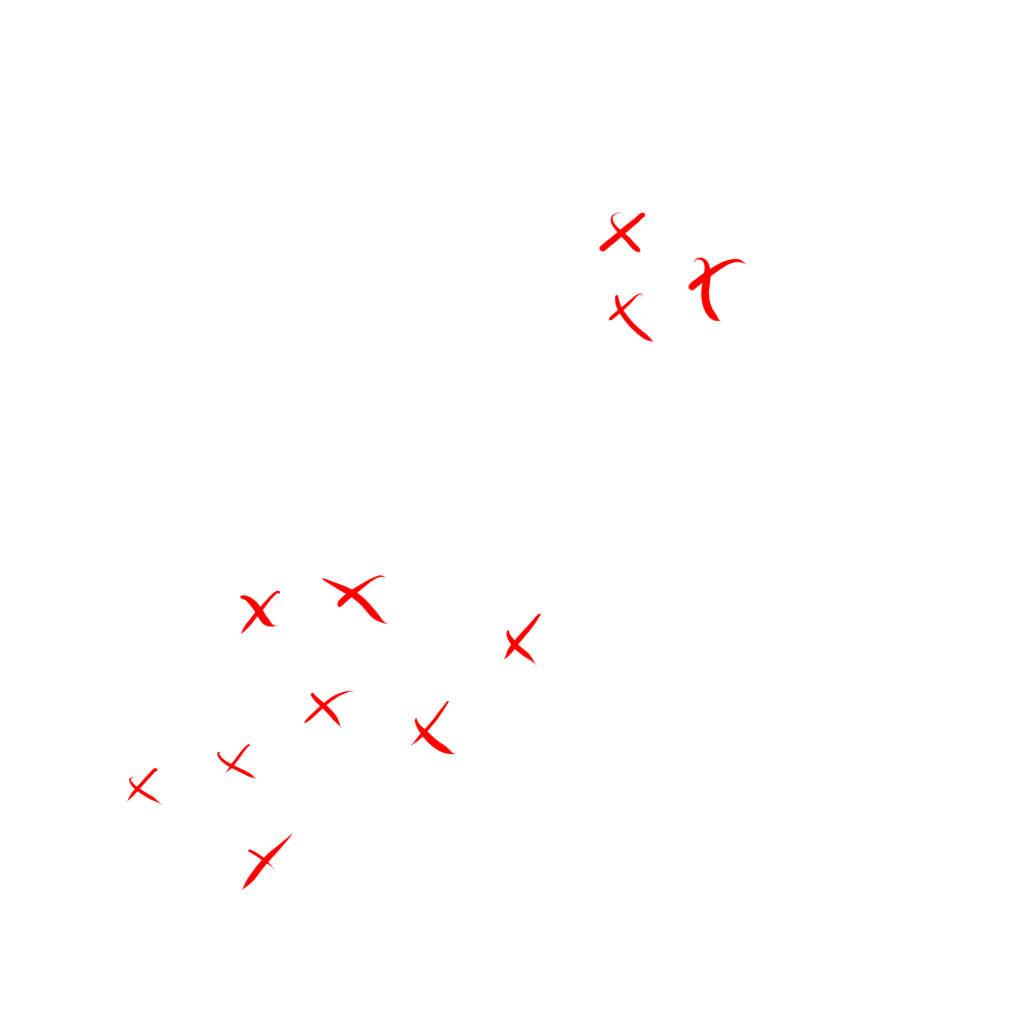
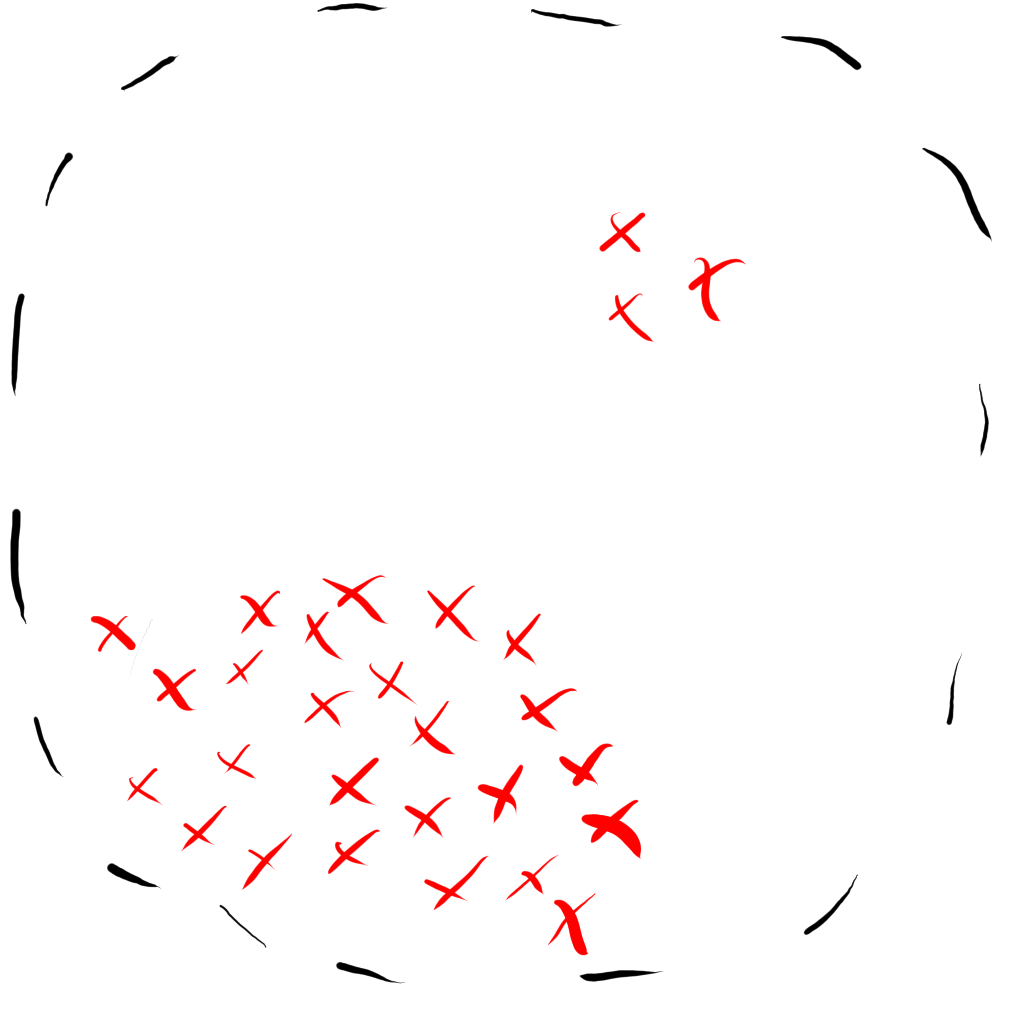
Two versions of the same layered image (1024×1024). Layer-by-layer changes:
hid "undersampled", painted on it over bbox(10, 192, 665, 984)
added layer "pretrained" above "unbalanced" over bbox(10, 3, 992, 984)
showed "unbalanced", painted on it over bbox(90, 585, 642, 956)
